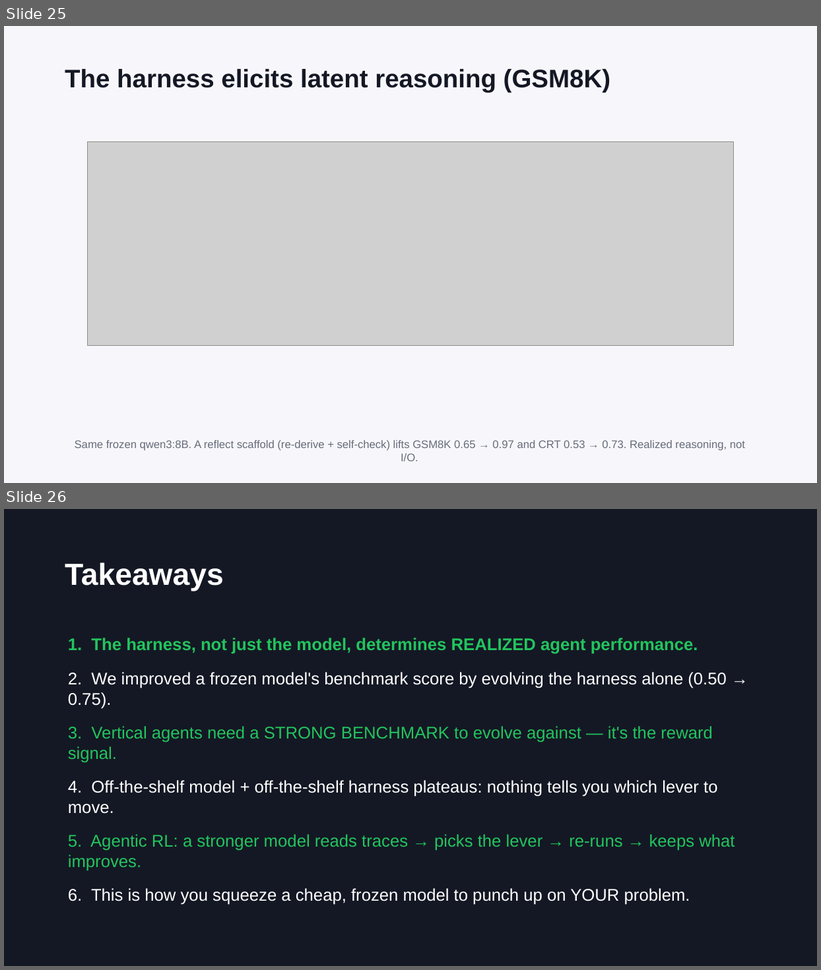
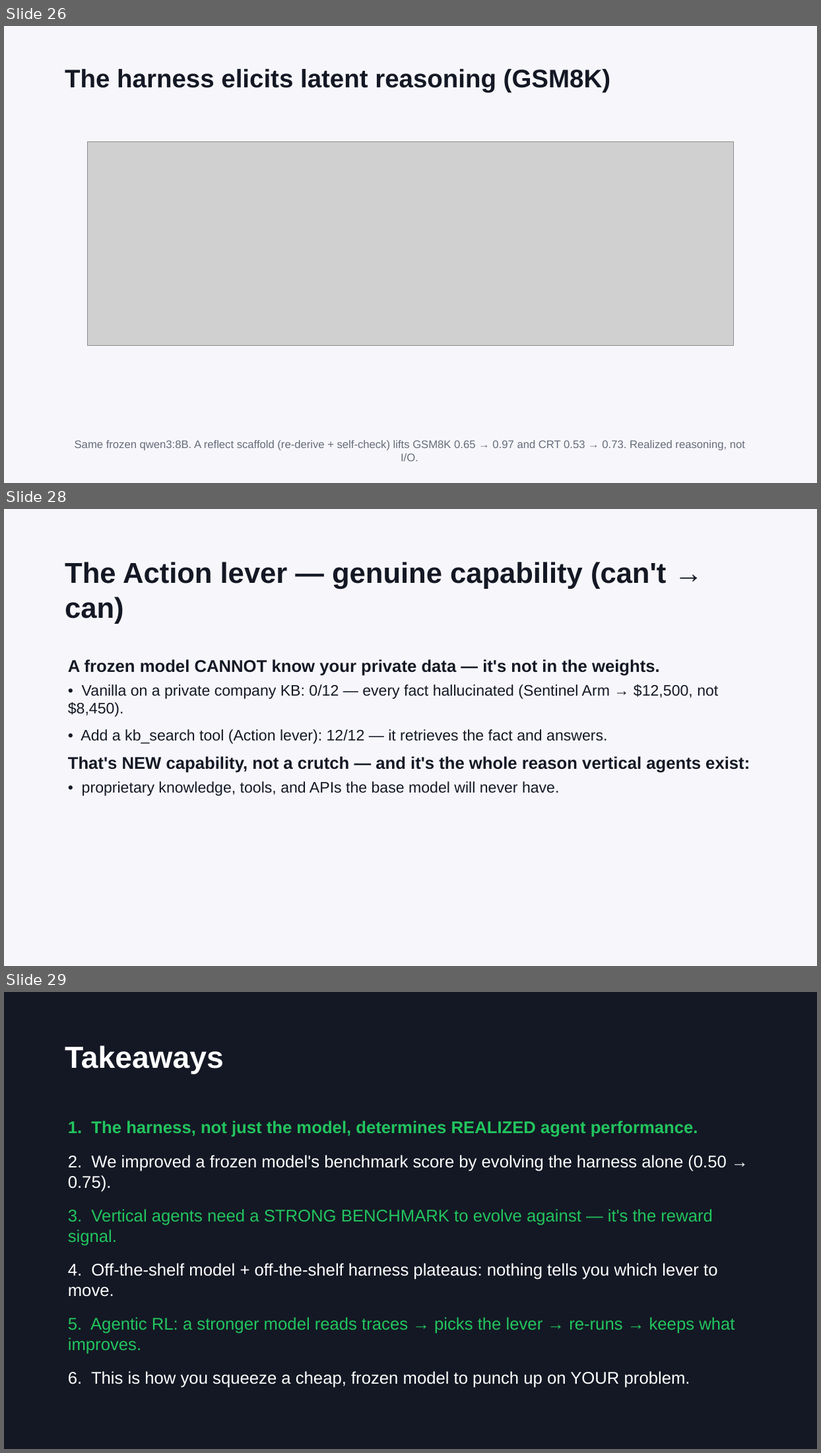
Before and after one commit to epuerta9/HarnessX, a slide deck: workshop/harness-evolution-workshop.pptx. Shown one above the other, each under a label of ours: slides 25 and 26 before the commit, slides 26, 28 and 29 after it; the slides between them are not shown. The pictures are 821x970 and 821x1453 pixels, drawn with LibreOffice and Linux fonts; fonts in the diff are those of the drawing; grey boxes stand for pictures. Boxes give left, top, right and bottom in pixels: in the first picture for what was removed or moved away, otherwise in the second. Text is boxed around its words. In the diff, an @@ line names an element or a change of style, - is before the commit and + after.

```diff
--- a/workshop/harness-evolution-workshop.pptx
+++ b/workshop/harness-evolution-workshop.pptx
@@ slide 28 added at [4,509,817,966], background #F7F7FB @@
@@ text added at [65,562,666,624], 34 pt, text #141824, bold @@
+The Action lever — genuine capability (can't → can)
@@ text added at [68,659,750,796], 18 pt, text #141824 @@
+A frozen model CANNOT know your private data — it's not in the weights.
+• Vanilla on a private company KB: 0/12 — every fact hallucinated (Sentinel Arm → $12,500, not $8,450).
+• Add a kb_search tool (Action lever): 12/12 — it retrieves the fact and answers.
+That's NEW capability, not a crutch — and it's the whole reason vertical agents exist:
+• proprietary knowledge, tools, and APIs the base model will never have.
@@ what was slide 25 is now slide 26 @@
@@ what was slide 26 is now slide 29 @@
```
Also in this commit, not shown: 2 other slides added, 8 other files.
